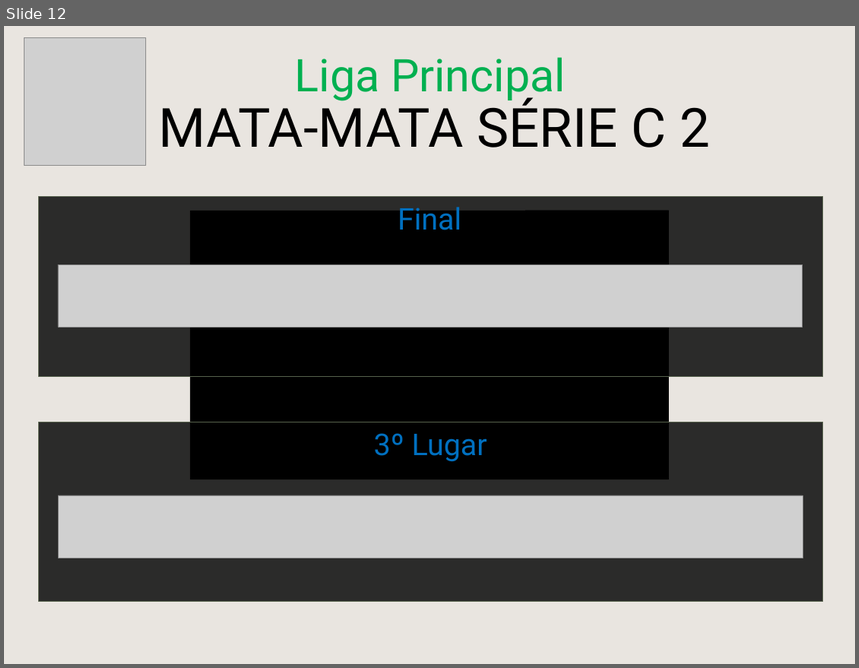
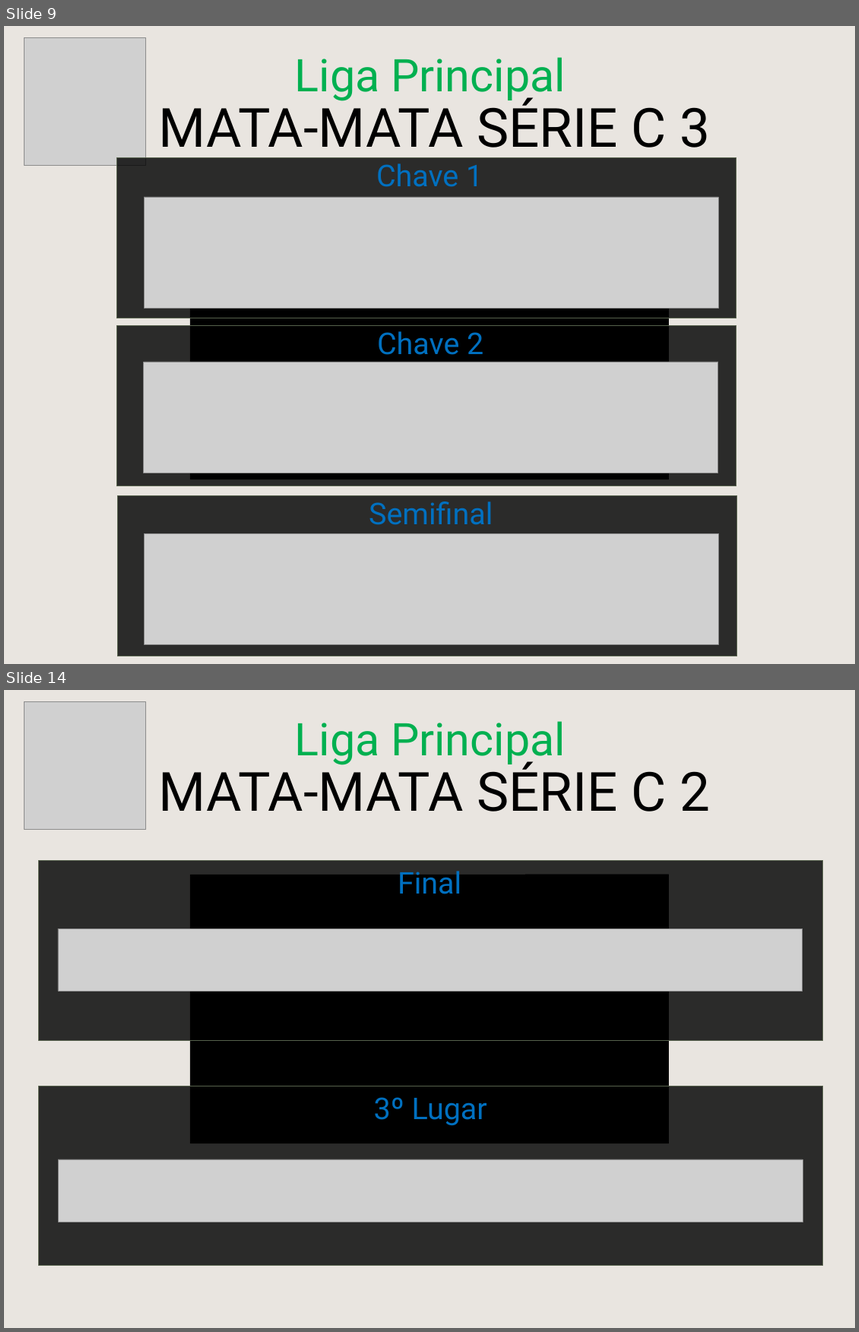
Before and after one commit to cknakayama/automacao_ligaroletarussa2021, a slide deck: MataMataPlanilha.pptx. Shown one above the other, each under a label of ours: slide 12 before the commit, slides 9 and 14 after it; the slides between them are not shown. The pictures are 859x668 and 859x1332 pixels, drawn with LibreOffice and Linux fonts; fonts in the diff are those of the drawing; grey boxes stand for pictures; background and template pictures are left out. Boxes give left, top, right and bottom in pixels: in the first picture for what was removed or moved away, otherwise in the second. Text is boxed around its words. In the diff, an @@ line names an element or a change of style, - is before the commit and + after.

```diff
--- a/MataMataPlanilha.pptx
+++ b/MataMataPlanilha.pptx
@@ slide 9 added at bbox=[4, 26, 855, 664], background picture (left out); not listed: 1 template element that a slide beside it also shows @@
@@ picture added at bbox=[24, 37, 145, 165] @@
@@ text added at bbox=[295, 57, 566, 102], 60 pt, text #00B050 @@
+Liga Principal
@@ text added at bbox=[159, 97, 711, 160], 72 pt, text #000000 @@
+MATA-MATA SÉRIE C 3
@@ rectangle added at bbox=[117, 158, 737, 319], fill #000000 at 81% opacity, outline #57624D 1 pt @@
@@ text added at bbox=[376, 164, 483, 187], 40 pt, text #0070C0 @@
+Chave 1
@@ picture added at bbox=[144, 197, 718, 308] @@
@@ rectangle added at bbox=[190, 210, 669, 480], fill #000000 @@
@@ picture added at bbox=[525, 210, 669, 390] @@
@@ rectangle added at bbox=[117, 326, 737, 487], fill #000000 at 81% opacity, outline #57624D 1 pt @@
@@ text added at bbox=[377, 332, 484, 355], 40 pt, text #0070C0 @@
+Chave 2
@@ picture added at bbox=[144, 362, 718, 473] @@
@@ rectangle added at bbox=[117, 496, 737, 656], fill #000000 at 81% opacity, outline #57624D 1 pt @@
@@ text added at bbox=[369, 502, 493, 525], 40 pt, text #0070C0 @@
+Semifinal
@@ picture added at bbox=[144, 534, 718, 645] @@
@@ what was slide 12 is now slide 14 @@
```
Also in this commit, not shown: 4 slides changed, 1 other slide added, 5 other files.
